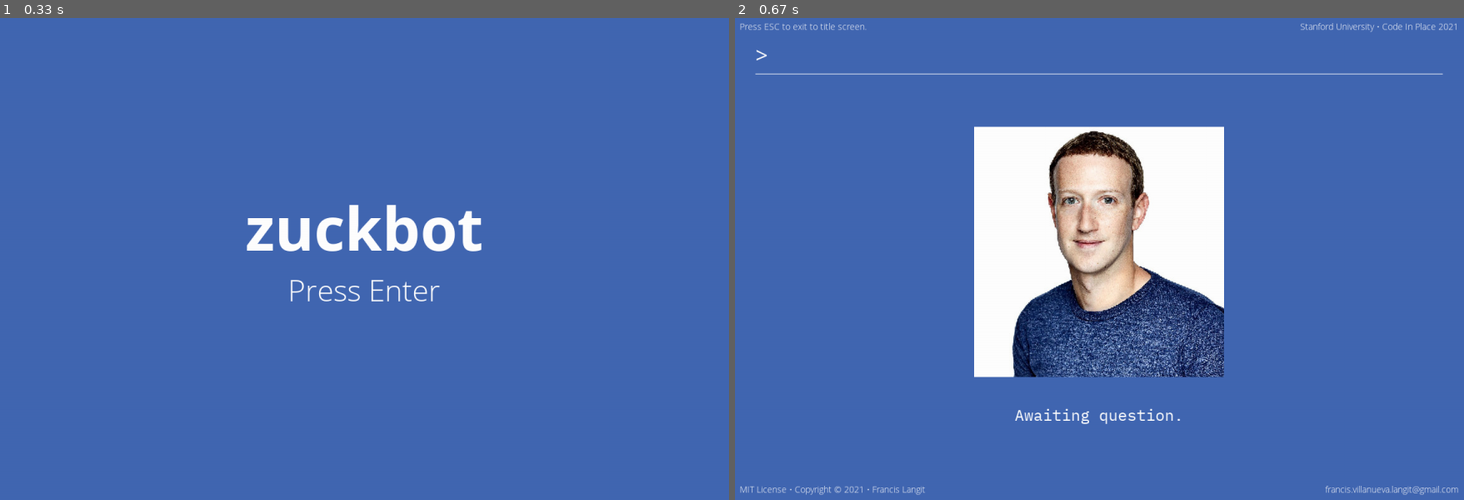
Above: before the commit, frames 1-2 (left to right).
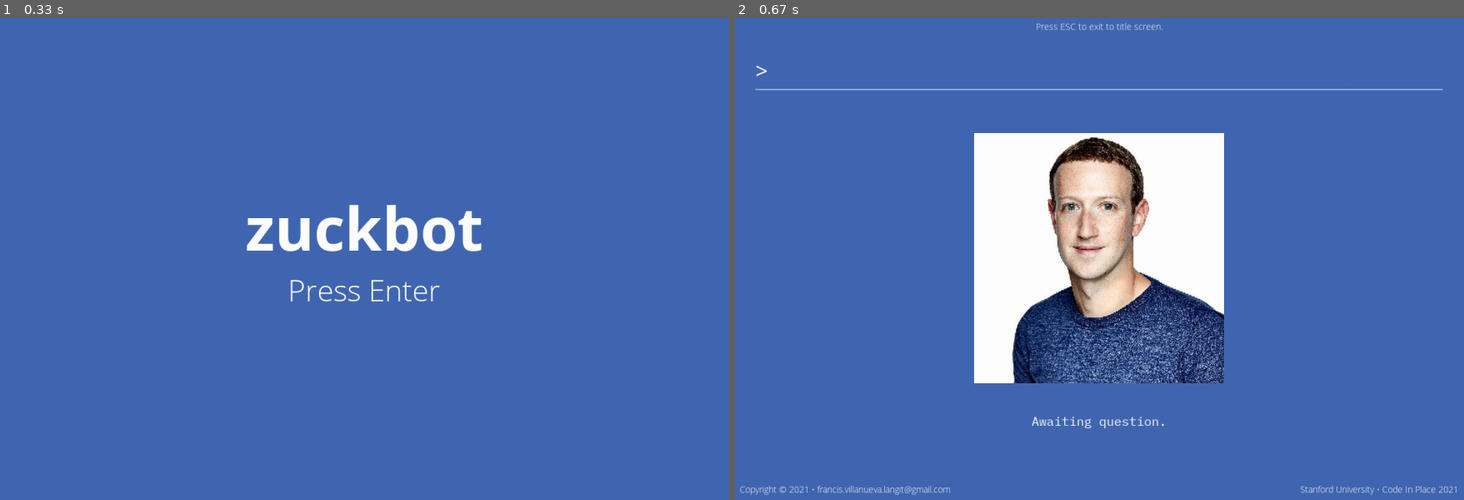
Above: after the commit, the same moments.

Repository: FrancisLangit/zuckbot
Game: pygame game, started from zuckbot/main.py
Same seed, same stepped clock (60 frames per second), same inputs: the game is played once before the commit and once after it.
Inputs:
- Up to frame 1 (0.33 s): no input
- Up to frame 2 (0.67 s): tap Enter at 0.33 s

Frame 1 is identical in both runs. In frame 2, 7.5% of the frame differs, in the area x 0-100%, y 1-99%.

Commit message:
Adjust pos and size of objects in Game Screen

Diff:
--- a/zuckbot/gamestates/objects/border_text.py
+++ b/zuckbot/gamestates/objects/border_text.py
@@ -23,9 +23,18 @@
             14,
             self.settings.font_color,
             'Press ESC to exit to title screen.',
-            {'topleft': self.screen_rect.topleft},
+            {'midtop': self.screen_rect.midtop},
+            y_offset=20,
+        )
+        self.copyright_text = Text(
+            self.gamestate,
+            self.settings.font_light_filename,
+            14,
+            self.settings.font_color,
+            'Copyright © 2021 • francis.villanueva.langit@gmail.com',
+            {'bottomleft': self.screen_rect.bottomleft},
             25,
-            20
+            -20
         )
         self.stanford_text = Text(
             self.gamestate,
@@ -33,26 +42,6 @@
             14,
             self.settings.font_color,
             'Stanford University • Code In Place 2021',
-            {'topright': self.screen_rect.topright},
-            -25,
-            20
-        )
-        self.copyright_text = Text(
-            self.gamestate,
-            self.settings.font_light_filename,
-            14,
-            self.settings.font_color,
-            'MIT License • Copyright © 2021 • Francis Langit',
-            {'bottomleft': self.screen_rect.bottomleft},
-            25,
-            -20
-        )
-        self.email_text = Text(
-            self.gamestate,
-            self.settings.font_light_filename,
-            14,
-            self.settings.font_color,
-            'francis.villanueva.langit@gmail.com',
             {'bottomright': self.screen_rect.bottomright},
             -25,
             -20
@@ -64,4 +53,3 @@
         self.esc_text.blitme()
         self.stanford_text.blitme()
         self.copyright_text.blitme()
-        self.email_text.blitme()
--- a/zuckbot/gamestates/objects/question_input.py
+++ b/zuckbot/gamestates/objects/question_input.py
@@ -12,7 +12,10 @@
         self.settings = gamestate.settings
         self.screen = gamestate.screen
         self.text_input = self._get_text_input()
-        self.bottom_border_rect = pygame.Rect(50, 105, 1100, 1)
+        self.bottom_border_rect = pygame.Rect(
+            self.settings.question_input_border_dest,
+            self.settings.question_input_border_size,
+        )
 
 
     def _get_text_input(self):
--- a/zuckbot/gamestates/objects/zuckbot.py
+++ b/zuckbot/gamestates/objects/zuckbot.py
@@ -31,7 +31,6 @@
         when blitting to screen."""
         answer_image_rect = self.answer_image.get_rect(
             center=self.screen_rect.center)
-        answer_image_rect.y -= 10
         return answer_image_rect
 
 
@@ -40,11 +39,11 @@
         return Text(
             self.gamestate,
             self.settings.font_mono_filename,
-            25,
+            20,
             self.settings.font_color,
             answer_string,
             rect_alignment={'center': self.screen_rect.center},
-            y_offset=250,
+            y_offset=260,
         )
 
 
--- a/zuckbot/settings.py
+++ b/zuckbot/settings.py
@@ -20,8 +20,10 @@
         self.font_mono_filename = 'data/fonts/ibm_plex_mono_reg.ttf'
 
         # Question Input
-        self.question_input_max_length = 64
-        self.question_input_dest = (50, 50)
+        self.question_input_max_length = 50
+        self.question_input_dest = (50, 75)
+        self.question_input_border_dest = (50, 130)
+        self.question_input_border_size = (1100, 1)
 
         # Zuckbot
         self.zuckbot_neutral_filename = ('data/images/zuckbot_neutral.jpg')
